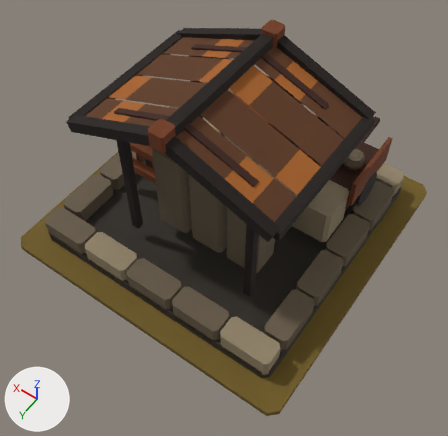
Before and after pictures for a commit that changed the glTF model art/mason_yard_t3/mason_yard_t3.glb.
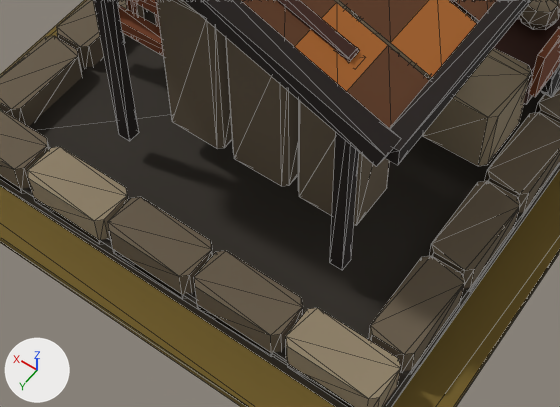
Each version is shown whole from a camera (50 mm lens) standing at (-1.74, 2.51, 3.9) and looking at (-0.19, 0.35, 0.51), then close up on the part from 16% to 81% of the width and 35% to 85% of the height. Lighting does not change. The marker at lower left points along +X, +Y and +Z. The first two pictures are the older version. The close-ups show mesh edges as thin lines.

Names of what the first close-up shows: 'MMR | mason_yard | T03 Architecture.001', 'MMR | mason_yard | Tier 03 Ground.001'.
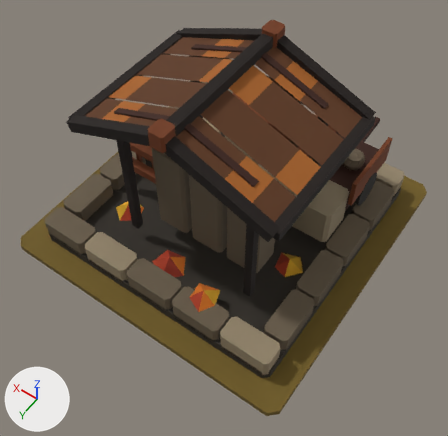
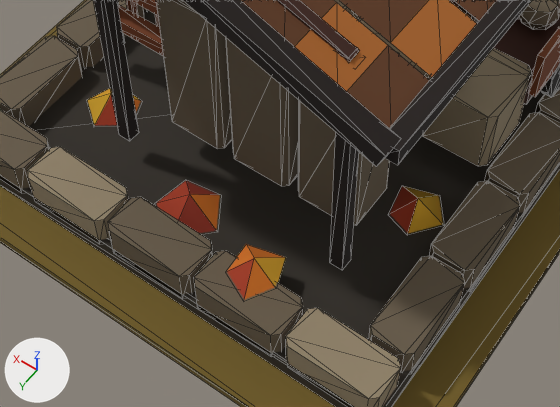
Edits to the bpy script that builds the scene:
```text
Add me_mmr___mason_yard___t03_autumn_dressing_001:
    me_mmr___mason_yard___t03_autumn_dressing_001.from_pydata(...)  # 30 vertices, 25 faces; spans x -0.78..0.73, y -0.55..0.95, z 0.08..0.32
    me_mmr___mason_yard___t03_autumn_dressing_001.materials.append(mat_mmr___shared_palette_atlas)  # picture img_mmr_shared_color_palette_64
Add ob_mmr___mason_yard___t03_autumn_dressing_001:
    ob_mmr___mason_yard___t03_autumn_dressing_001 = bpy.data.objects.new('MMR | mason_yard | T03 Autumn Dressing.001', me_mmr___mason_yard___t03_autumn_dressing_001)
    ob_mmr___mason_yard___t03_autumn_dressing_001.location = (0.0, 0.003, 0.05)
```

Location of each change, (x1, y1, x2, y2) in pixels of the close-ups (560 x 407 px):
'MMR | mason_yard | T03 Autumn Dressing.001', added
    after: (88, 88, 443, 300)
